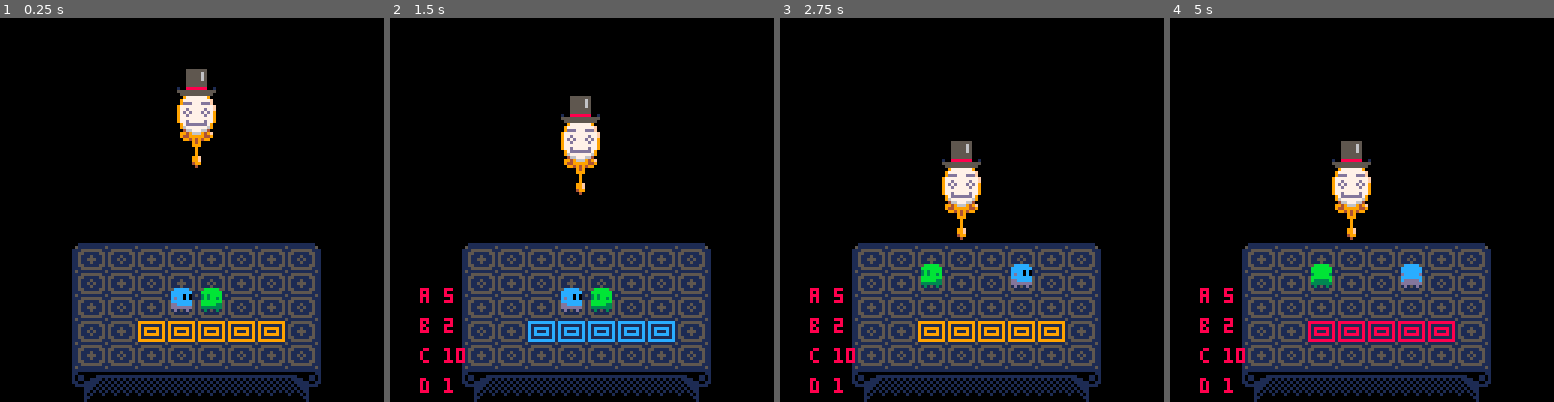
Above: before the commit, frames 1-4 (left to right).
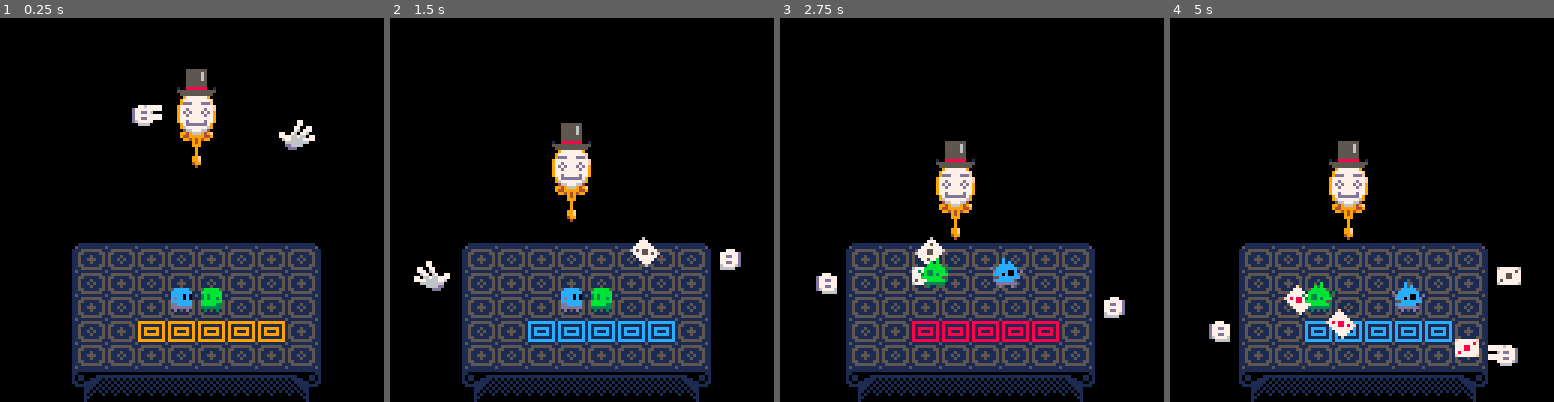
Above: after the commit, the same moments.

Repository: aylanonsense/just-one-boss
Game: PICO-8 cartridge cart.p8
Two runs of this game, one before a commit and one after it. Both use one fixed random seed, a clock stepped at 60 frames per second and the inputs below.
Inputs:
- Up to frame 1 (0.25 s): no input
- Up to frame 2 (1.5 s): tap X (X key) at 0.33, 1.07 s; tap O (Z key) at 0.7 s
- Up to frame 3 (2.75 s): hold Right 1.6-2.1 s; tap O (Z key) at 1.7, 2.1, 2.5 s; tap X (X key) at 1.85 s; hold Up 2.15-2.42 s; hold Right from 2.47 s (still down)
- Up to frame 4 (5 s): tap O (Z key) every 0.4 s from 2.9 to 4.9 s; tap X (X key) at 2.97, 4.08 s; release Right at 3.03 s; hold Left 3.08-3.58 s; hold Down 3.63-3.97 s; hold Right 4.02-4.68 s; hold Up from 4.73 s (still down)

The runs differ from the first frame. In frame 1, 0.7% of the frame differs, in the area x 34-83%, y 22-35%; in frame 2, 3.9%; in frame 3, 14%; in frame 4, 16%, in the area x 7-92%, y 32-100%.

Commit message:
Done switching over to a super groovy scheduling system, down with states!

Diff:
--- a/cart.p8
+++ b/cart.p8
@@ -107,7 +107,6 @@
 			-- props: an object of the following optional properties:
 			--   relative: movement is relative to start location if true, absolute if false (default: absolute)
 			--   easing: an easing function for the movement (default: linear)
-			--   immediate: whether this move is queued or immediate (default: queued)
 			--   anchors: an array of {x1,y1,x2,y2} with x1,y1 relative to start and x2,y2 relative to the end
 			props=props or {}
 			local start_x,start_y=self.x,self.y
@@ -371,6 +370,7 @@
 		end
 	},
 	playing_card={
+		frames_to_death=110,
 		hitbox_channel=1,
 		is_red=false,
 		draw=function(self)
@@ -421,16 +421,12 @@
 		face=4,
 		wearing_top_hat=true,
 		update=function(self)
-			self:update_schedule()
+			self:check_schedule()
 			self:apply_move()
 			self:apply_velocity()
 		end,
 		move_to_player_col=function(self,a,b,c,d)
 			self:move(10*player:col()-5,-20,30,{easing=ease_in,immediate=true,anchors={0,10,0,-10}})
-			debug_log("a "..a)
-			debug_log("b "..b)
-			debug_log("c "..c)
-			debug_log("d "..d)
 		end,
 		draw=function(self)
 			palt(3,true)
@@ -458,78 +454,76 @@
 		render_layer=7,
 		extends="movable",
 		held_mirror=nil,
+		held_mirror_dx=0,
+		held_mirror_dy=0,
 		pose=1,
 		init=function(self)
 			self.dir=ternary(self.is_right_hand,-1,1)
 		end,
+		change_pose=function(self,pose)
+			self.pose=pose
+		end,
 		move_to_row=function(self,row)
 			-- lasts 20 frames
-			self:queue_state("change_pose",0,3)
+			self:change_pose(3)
 			self:move(ternary(self.is_right_hand,90,-10),8*row-4,20,{easing=ease_in_out,anchors={-self.dir*10,-10,-self.dir*10,10}})
-			self:queue_state("change_pose",0,2)
-		end,
-		wait_for_card=function(self)
-			self:pause(23)
+			self:schedule(20,"change_pose",2)
 		end,
 		grab_mirror=function(self,mirror)
-			self:queue_state("change_pose",0,3)
-			self:queue_state("move_to_mirror_handle",0,mirror)
-			self:queue_state("hold_mirror",0,mirror)
-			self:queue_state("change_pose",0,2)
+			-- lasts 20 frames
+			local dx=-3*self.dir
+			local dy=12
+			self:change_pose(3)
+			self:move_to_mirror_handle(mirror,dx,dy)
+			self:schedule(20,"hold_mirror",mirror,dx,dy)
+			self:schedule(20,"change_pose",2)
+		end,
+		move_to_mirror_handle=function(self,mirror,dx,dy)
+			-- lasts 20 frames
+			self:move(mirror.x+dx,mirror.y+dy,20,{easing=ease_out,anchors={-10*self.dir,10,-25*self.dir,0}})
+		end,
+		hold_mirror=function(self,mirror,dx,dy)
+			self.held_mirror=mirror
+			self.held_mirror_dx=dx
+			self.held_mirror_dy=dy
 		end,
 		release_mirror=function(self,mirror)
-			self:queue_state("release_mirror",0)
-			self:queue_state("change_pose",0,3)
-			self:move(self.dir*-20,-5,30,{easing=ease_in,relative=true})
-		end,
-		throw_card=function(self,row)
-			-- 6 frames before throw, 20 frames after
+			-- lasts 25 frames
+			self.held_mirror=nil
+			self:change_pose(3)
+			self:move(-15*self.dir,-3,25,{easing=ease_in,relative=true})
+		end,
+		throw_card=function(self)
+			-- lasts 14 frames
+			self:change_pose(1)
+			spawn_entity("playing_card",{x=self.x+10*self.dir,y=self.y,vx=self.dir,is_red=(rnd()<0.5)})
+			self:schedule(14,"change_pose",2)
+		end,
+		throw_card_at_row=function(self,row)
+			-- 26 frames before, 14 frames after (40 total)
 			self:move_to_row(row)
-			self:pause(6)
-			self:queue_state("change_pose",0,1)
-			self:queue_state("throw_card",0)
-			self:pause(14)
-			self:queue_state("change_pose",0,2)
-			self:pause(6)
+			self:schedule(26,"change_pose",1)
+			self:schedule(26,"throw_card")
 		end,
 		throw_cards=function(self)
+			-- lasts 168 frames?
+			local t=56
 			if self.is_right_hand then
-				self:throw_card(1)
-				self:throw_card(3)
-				self:throw_card(5)
+				self:throw_card_at_row(1)
+				self:schedule(t,"throw_card_at_row",3)
+				self:schedule(2*t,"throw_card_at_row",5)
 			else
-				self:wait_for_card()
-				self:throw_card(2)
-				self:throw_card(4)
-			end
-		end,
-		on_enter_state=function(self)
-			if self.state=="change_pose" then
-				self.pose=self.state_data
-			elseif self.state=="throw_card" then
-				spawn_entity("playing_card",{x=self.x+10*self.dir,y=self.y,vx=self.dir,is_red=(rnd()<0.5)})
-			elseif self.state=="move_to_mirror_handle" then
-				self:move(self.state_data.x-3*self.dir,self.state_data.y+12,20,{easing=ease_out,immediate=true,anchors={-10*self.dir,10,-25*self.dir,0}})
-			elseif self.state=="hold_mirror" then
-				self.held_mirror=self.state_data
-			elseif self.state=="release_mirror" then
-				self.held_mirror=nil
-				self.vx=0
-				self.vy=0
-			else
-				self:super_on_enter_state()
-			end
-		end,
-		on_leave_state=function(self)
-			self:super_on_leave_state()
-			-- end
+				self:schedule(0.5*t,"throw_card_at_row",2)
+				self:schedule(1.5*t,"throw_card_at_row",4)
+			end
 		end,
 		update=function(self)
+			self:check_schedule()
 			self:apply_move()
 			self:apply_velocity()
 			if self.held_mirror then
-				self.x=self.held_mirror.x-3*self.dir
-				self.y=self.held_mirror.y+12
+				self.x=self.held_mirror.x+self.held_mirror_dx
+				self.y=self.held_mirror.y+self.held_mirror_dy
 				self.vx=self.held_mirror.vx
 				self.vy=self.held_mirror.vy
 			end
@@ -721,25 +715,16 @@
 	spawn_entity("player_reflection",{x=10*4+5,y=8*2+4})
 	local mirror=spawn_entity("magic_mirror",{x=40,y=-44})
 
-	-- local left_hand=spawn_entity("magic_mirror_hand",{x=20,y=-44})
-	-- local right_hand=spawn_entity("magic_mirror_hand",{x=60,y=-44,is_right_hand=true})
-
-	-- left_hand:pause(5)
+	local left_hand=spawn_entity("magic_mirror_hand",{x=20,y=-44})
+	local right_hand=spawn_entity("magic_mirror_hand",{x=60,y=-44,is_right_hand=true})
+
 	-- left_hand:grab_mirror(mirror)
-	-- left_hand:pause(20)
-	-- left_hand:release_mirror()
-	-- left_hand:throw_cards()
-
 	-- right_hand:grab_mirror(mirror)
-	-- right_hand:pause(20)
-	-- right_hand:release_mirror()
-	-- right_hand:throw_cards()
-
-	-- mirror:pause(30)
-	-- mirror:move_to_player_col()
-	mirror:schedule(20,"move_to_player_col",{5,2,10,1})
-	-- left_hand:throw_cards()
-	-- right_hand:throw_cards()
+	-- left_hand:schedule(70,"release_mirror")
+	-- right_hand:schedule(70,"release_mirror")
+	left_hand:throw_cards()
+	right_hand:throw_cards()
+	mirror:schedule(30,"move_to_player_col")
 
 	spawn_entity("magic_tile",{x=10*3-5,y=8*4-4})
 	spawn_entity("magic_tile",{x=10*4-5,y=8*4-4})
@@ -758,6 +743,11 @@
 	-- update entities
 	local entity
 	for entity in all(entities) do
+		-- update the entity's schedule
+		local i
+		for i=1,#entity.scheduled do
+			entity.scheduled[i][1]-=1
+		end
 		-- call the entity's update function
 		entity:update()
 		-- do some default update stuff
@@ -855,9 +845,11 @@
 	local entity
 	if super_class_name then
 		entity=spawn_entity(super_class_name,args,true)
+		entity.class_name=class_name
 	else
 		-- create default entity
 		entity={
+			class_name=class_name,
 			is_alive=true,
 			frames_alive=0,
 			frames_to_death=0,
@@ -880,7 +872,7 @@
 			add_to_game=noop,
 			init=noop,
 			update=function(self)
-				self:update_schedule()
+				self:check_schedule()
 				self:apply_velocity()
 			end,
 			draw=noop,
@@ -910,28 +902,33 @@
 				self:die()
 			end,
 			-- schedule methods
-			schedule=function(self,time,fn,args)
-				add(self.scheduled,{time+time,fn,args})
+			schedule=function(self,time,fn,...)
+				local args={...}
+				add(self.scheduled,{time,fn,args})
 			end,
-			update_schedule=function(self)
+			check_schedule=function(self)
 				local i
 				local num_deleted=0
 				local list=self.scheduled
+				local to_call={}
 				for i=1,#list do
 					local item=list[i]
-					local fn=item[2]
-					local args=item[3]
 					if item[1]<=0 then
-						if type(fn)=="function" then
-							fn(self,unpack(args))
-						else
-							self[fn](self,unpack(args))
-						end
+						add(to_call,item[2])
+						add(to_call,item[3] or {})
 						list[i]=nil
 						num_deleted+=1
 					else
-						item[1]-=1
 						list[i-num_deleted],list[i]=item,nil
+					end
+				end
+				for i=1,#to_call,2 do
+					local fn=to_call[i]
+					local args=to_call[i+1]
+					if type(fn)=="function" then
+						fn(self,unpack(args))
+					else
+						self[fn](self,unpack(args))
 					end
 				end
 			end,
@@ -1035,8 +1032,13 @@
 end
 
 -- helper functions
-function debug_log(log)
-	add(debug_logs,log)
+function debug_log(log,print_instead)
+	if print_instead then
+		color(8)
+		print(log)
+	else
+		add(debug_logs,log)
+	end
 end
 
 function unpack(list,from,to)
